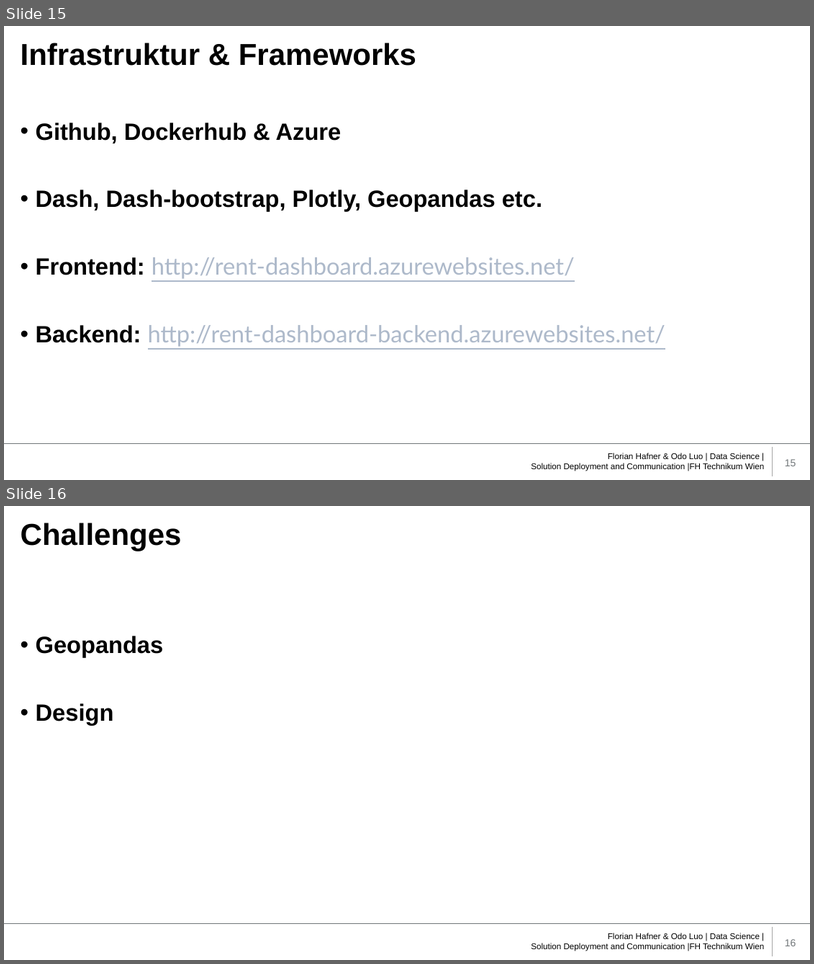
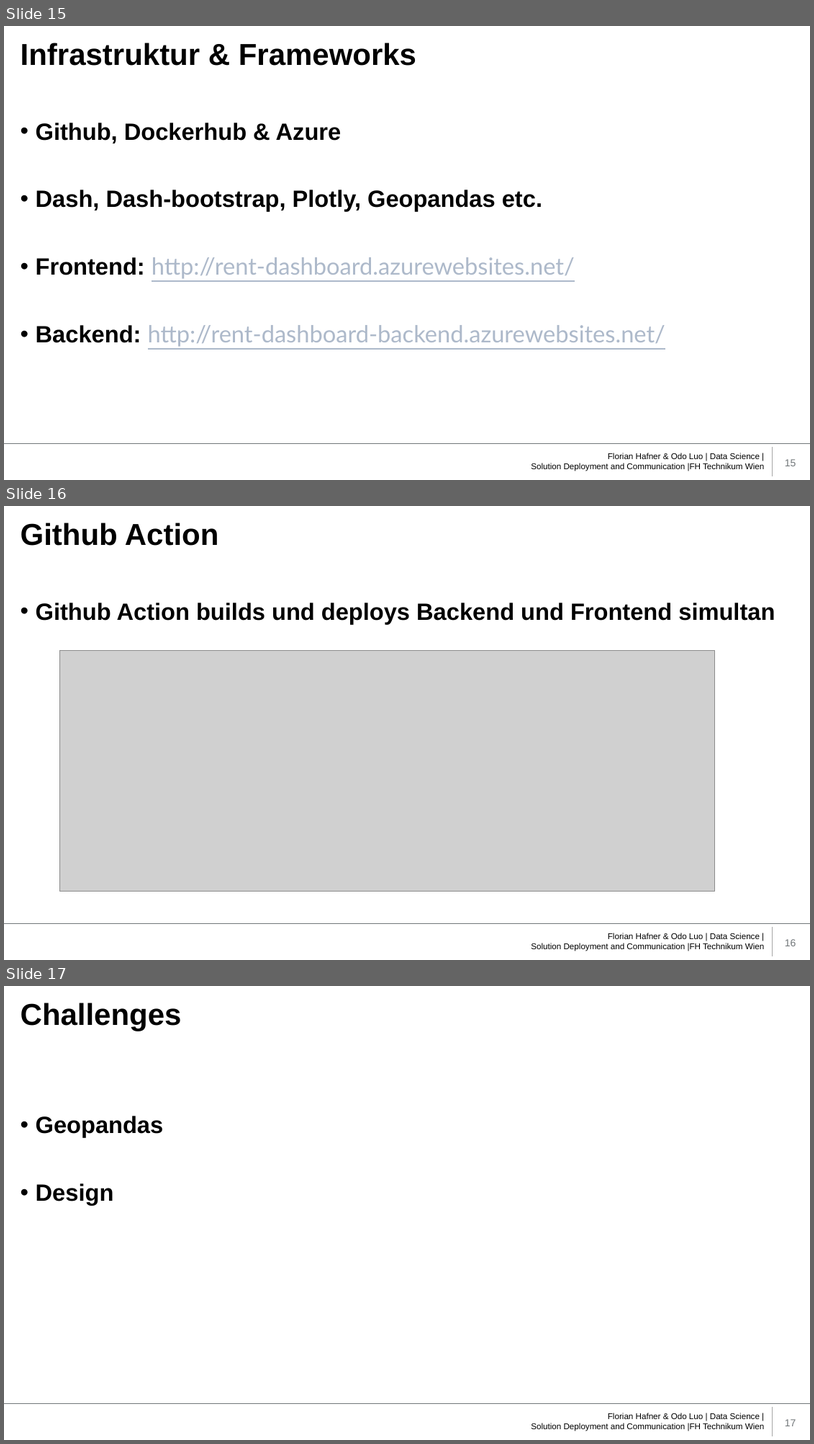
Before and after one commit to ds20m017/rent-dashboard, a slide deck: Wohnsituation_Austria.pptx. Shown one above the other, each under a label of ours: slides 15 and 16 before the commit, slides 15, 16 and 17 after it. The pictures are 814x964 and 814x1444 pixels, drawn with LibreOffice and Linux fonts; fonts in the diff are those of the drawing; grey boxes stand for pictures; background and template pictures are left out. Boxes give left, top, right and bottom in pixels: in the first picture for what was removed or moved away, otherwise in the second. Text is boxed around its words. In the diff, an @@ line names an element or a change of style, - is before the commit and + after.

```diff
--- a/Wohnsituation_Austria.pptx
+++ b/Wohnsituation_Austria.pptx
@@ slide 16 added at bbox=[4, 506, 810, 960], background #FFFFFF; not listed: 4 template elements that a slide beside it also shows @@
@@ title added at bbox=[21, 523, 219, 546], 36 pt, text #000000, bold @@
+Github Action
@@ text added at bbox=[36, 602, 775, 623], 28 pt, text #000000, bold @@
+• Github Action builds und deploys Backend und Frontend simultan
@@ picture added at bbox=[59, 651, 715, 891] @@
@@ what was slide 16 is now slide 17 @@
@@ page number at bbox=[785, 1419, 797, 1426]: text changed @@
-16
+17
```
Also in this commit, not shown: 1 other slide added.
